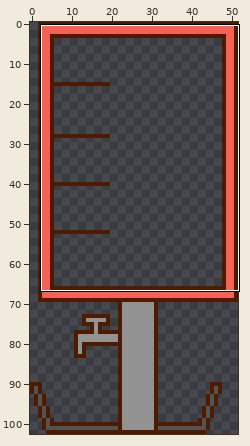
Two states of a sprite sheet, Mizukara/Mizukara/Images/RedM.png. Above, an overview of the earlier version with the close-up marked.
Close-up. First the earlier version:
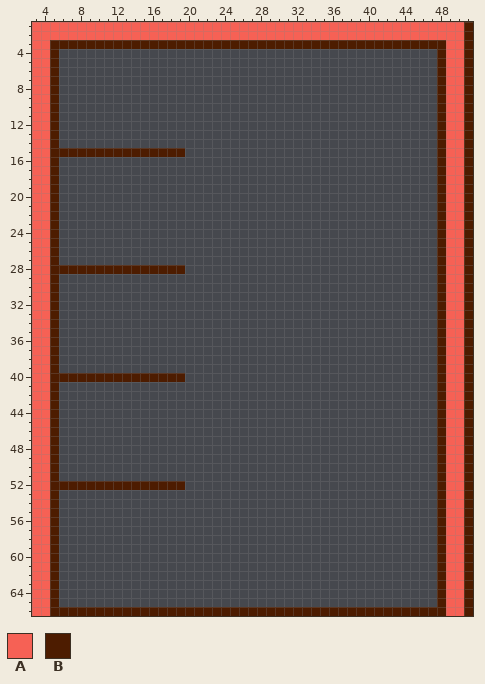
The file is 52x103 pixels. Shown: x 3..51, y 1..66.
Palette (. is transparent): A #f66155  B #4d1c00
Pixels before (only the part around the change), first column x 3:
 1 AAAAAAAAAAAAAAAAAAAAAAAAAAAAAAAAAAAAAAAAAAAAAAAAB
 2 AAAAAAAAAAAAAAAAAAAAAAAAAAAAAAAAAAAAAAAAAAAAAAAAB
 3 AABBBBBBBBBBBBBBBBBBBBBBBBBBBBBBBBBBBBBBBBBBBBAAB
 4 AAB..........................................BAAB
 5 AAB..........................................BAAB
 6 AAB..........................................BAAB
 7 AAB..........................................BAAB
 8 AAB..........................................BAAB
 9 AAB..........................................BAAB
10 AAB..........................................BAAB
11 AAB..........................................BAAB
12 AAB..........................................BAAB
13 AAB..........................................BAAB
14 AAB..........................................BAAB
15 AABBBBBBBBBBBBBBB............................BAAB
16 AAB..........................................BAAB
17 AAB..........................................BAAB
18 AAB..........................................BAAB
19 AAB..........................................BAAB
20 AAB..........................................BAAB
21 AAB..........................................BAAB
22 AAB..........................................BAAB
23 AAB..........................................BAAB
24 AAB..........................................BAAB
25 AAB..........................................BAAB
26 AAB..........................................BAAB
27 AAB..........................................BAAB
28 AABBBBBBBBBBBBBBB............................BAAB
29 AAB..........................................BAAB
30 AAB..........................................BAAB
31 AAB..........................................BAAB
32 AAB..........................................BAAB
33 AAB..........................................BAAB
34 AAB..........................................BAAB
35 AAB..........................................BAAB
36 AAB..........................................BAAB
37 AAB..........................................BAAB
38 AAB..........................................BAAB
39 AAB..........................................BAAB
40 AABBBBBBBBBBBBBBB............................BAAB
41 AAB..........................................BAAB
42 AAB..........................................BAAB
43 AAB..........................................BAAB
44 AAB..........................................BAAB
45 AAB..........................................BAAB
46 AAB..........................................BAAB
47 AAB..........................................BAAB
48 AAB..........................................BAAB
49 AAB..........................................BAAB
50 AAB..........................................BAAB
51 AAB..........................................BAAB
52 AABBBBBBBBBBBBBBB............................BAAB
53 AAB..........................................BAAB
54 AAB..........................................BAAB
55 AAB..........................................BAAB
56 AAB..........................................BAAB
57 AAB..........................................BAAB
58 AAB..........................................BAAB
59 AAB..........................................BAAB
60 AAB..........................................BAAB
61 AAB..........................................BAAB
62 AAB..........................................BAAB
63 AAB..........................................BAAB
64 AAB..........................................BAAB
65 AAB..........................................BAAB
66 AABBBBBBBBBBBBBBBBBBBBBBBBBBBBBBBBBBBBBBBBBBBBAAB
Now the later version:
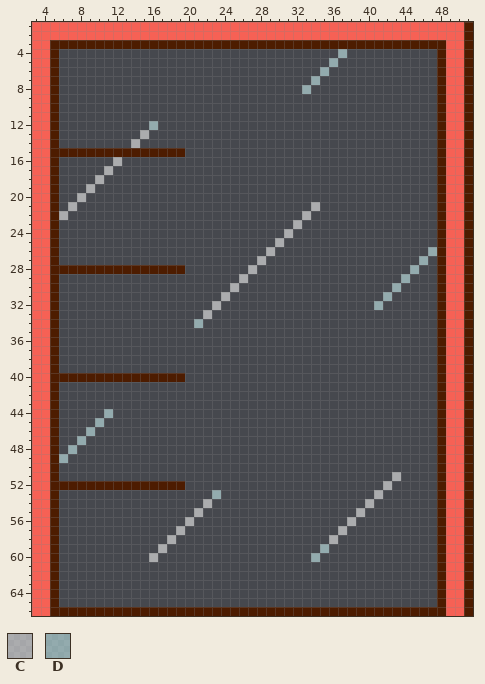
Colours new in this view: C #ffffff8b  D #d3feff8b
Changes in this commit:
The edit adds colour C in row 13 at x 15; in row 14 at x 14; in row 16 at x 12; in row 17 at x 11; in row 18 at x 10; in row 19 at x 9.
The edit adds colour C in row 20 at x 8; in row 21 at x 7 and 34; in row 22 at x 6 and 33; in row 23 at x 32; in row 24 at x 31; in row 25 at x 30.
The edit adds colour C in row 26 at x 29; in row 27 at x 28; in row 28 at x 27; in row 29 at x 26; in row 30 at x 25; in row 31 at x 24.
The edit adds colour C in row 32 at x 23; in row 33 at x 22; in row 51 at x 43; in row 52 at x 42; in row 53 at x 41; in row 54 at x 22 and 40.
The edit adds colour C in row 55 at x 21 and 39; in row 56 at x 20 and 38; in row 57 at x 19 and 37; in row 58 at x 18 and 36; in row 59 at x 17; in row 60 at x 16.
The edit adds colour D in row 4 at x 37; in row 5 at x 36; in row 6 at x 35; in row 7 at x 34; in row 8 at x 33; in row 12 at x 16.
The edit adds colour D in row 26 at x 47; in row 27 at x 46; in row 28 at x 45; in row 29 at x 44; in row 30 at x 43; in row 31 at x 42.
The edit adds colour D in row 32 at x 41; in row 34 at x 21; in row 44 at x 11; in row 45 at x 10; in row 46 at x 9; in row 47 at x 8.
The edit adds colour D in row 48 at x 7; in row 49 at x 6; in row 53 at x 23; in row 59 at x 35; in row 60 at x 34.
Pixel boxes of the changes (left, top, right, bottom) in both close-ups:
added: (302, 49, 347, 94)
added: (59, 121, 158, 220)
added: (194, 202, 320, 328)
added: (374, 247, 437, 310)
added: (59, 409, 113, 463)
added: (311, 472, 401, 562)
added: (149, 490, 221, 562)
